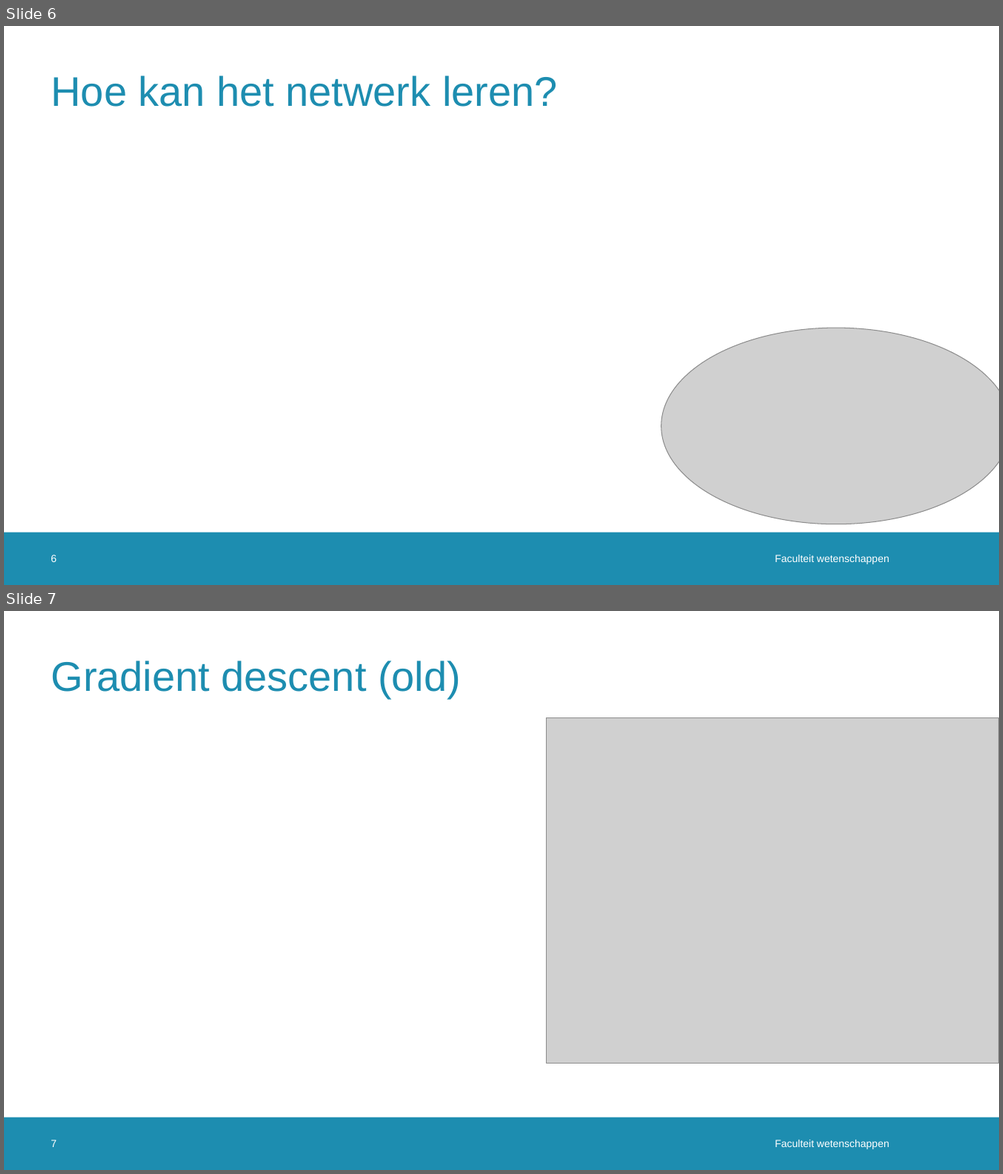
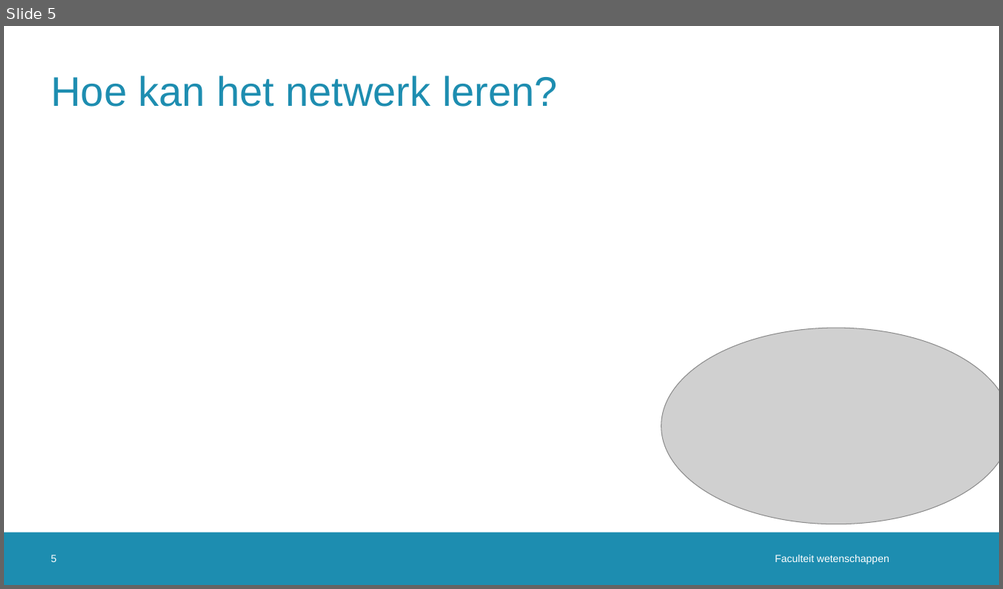
Before and after one commit to JoppeDJ/BachelorProef, a slide deck: Literatuurstudie/Literatuurstudie_ppt - kopie.pptx. Shown one above the other, each under a label of ours: slides 6 and 7 before the commit, slide 5 after it. The pictures are 1003x1174 and 1003x589 pixels, drawn with LibreOffice and Linux fonts; fonts in the diff are those of the drawing; grey boxes stand for pictures; background and template pictures are left out. Boxes give left, top, right and bottom in pixels: in the first picture for what was removed or moved away, otherwise in the second. Text is boxed around its words. In the diff, an @@ line names an element or a change of style, - is before the commit and + after.

```diff
--- a/Literatuurstudie/Literatuurstudie_ppt - kopie.pptx
+++ b/Literatuurstudie/Literatuurstudie_ppt - kopie.pptx
@@ slide 7 removed at [4, 611, 999, 1170], background #FFFFFF; not listed: 1 template element that a slide beside it also shows @@
@@ title removed at [51, 661, 461, 698] @@
-Gradient descent (old)
@@ picture removed at [546, 718, 999, 1063] @@
@@ page number removed at [51, 1140, 57, 1147] @@
-7
@@ text removed at [774, 1140, 889, 1150] @@
-Faculteit wetenschappen
@@ what was slide 6 is now slide 5 @@
@@ page number at [51, 555, 57, 562]: text changed @@
-6
+5
```
Also in this commit, not shown: 3 slides changed, 1 other slide removed.
